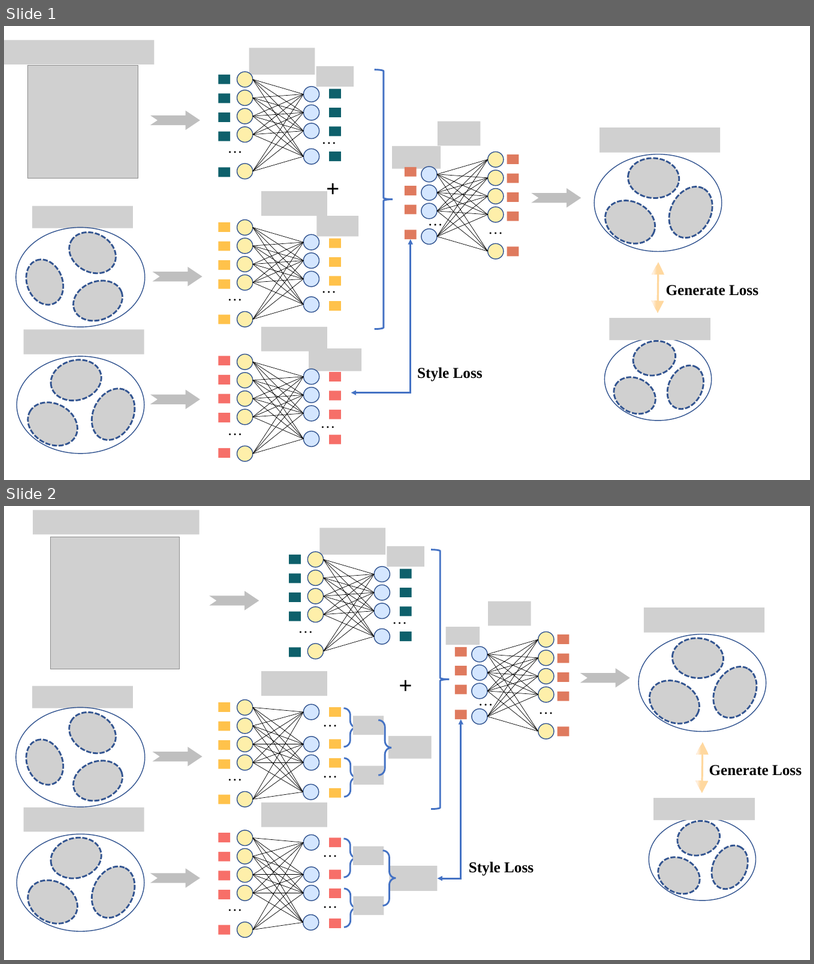
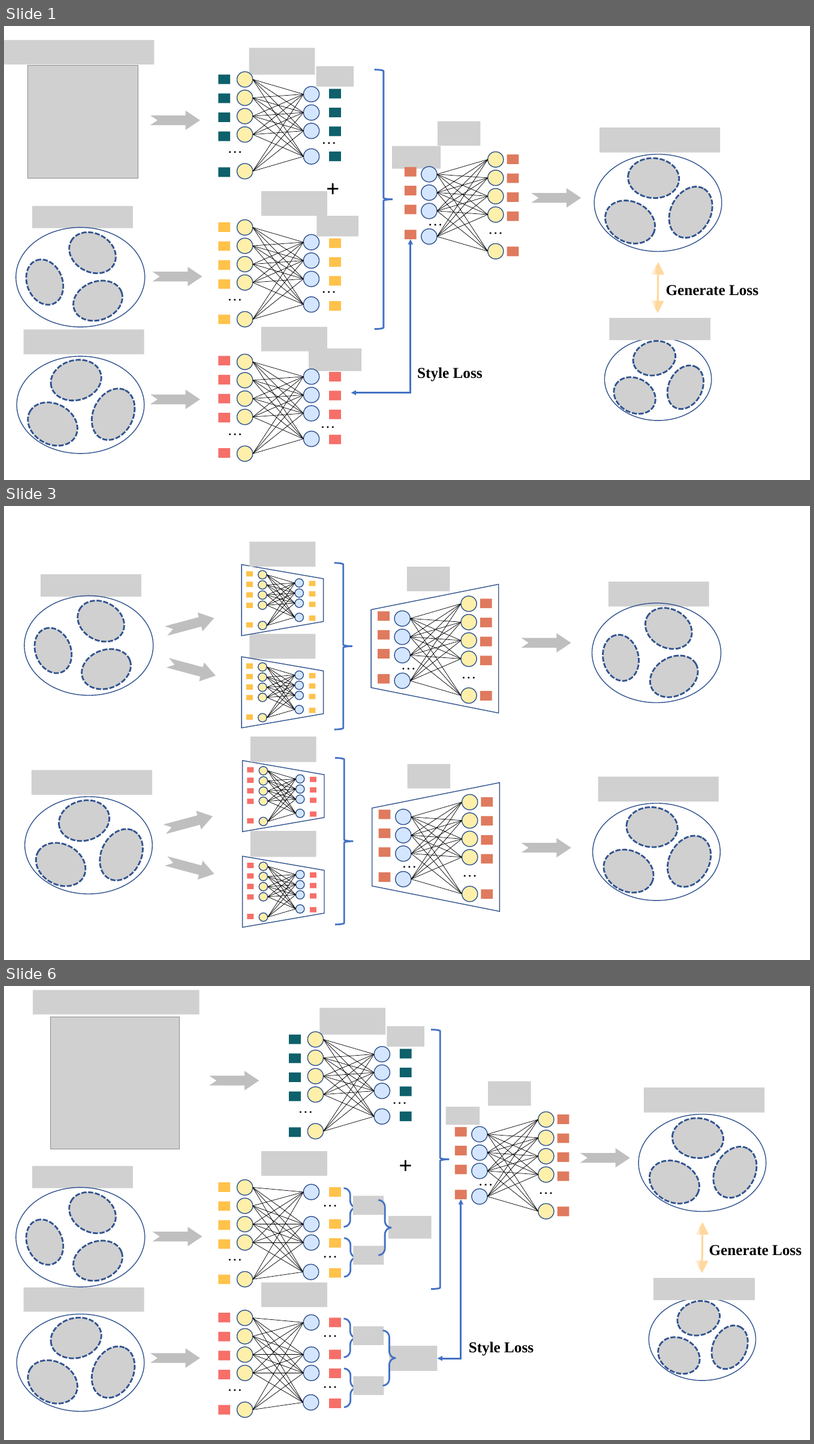
Before and after one commit to tongtongtot/scperb-tutorial, a slide deck: paper/graph/Fig1/Fig1.pptx. Shown one above the other, each under a label of ours: slides 1 and 2 before the commit, slides 1, 3 and 6 after it; the slides between them are not shown. The pictures are 814x964 and 814x1444 pixels, drawn with LibreOffice and Linux fonts; fonts in the diff are those of the drawing; grey boxes stand for pictures. Boxes give left, top, right and bottom in pixels: in the first picture for what was removed or moved away, otherwise in the second. Text is boxed around its words. In the diff, an @@ line names an element or a change of style, - is before the commit and + after.

```diff
--- a/paper/graph/Fig1/Fig1.pptx
+++ b/paper/graph/Fig1/Fig1.pptx
@@ slide 3 added at (4, 506, 810, 960), background #FFFFFF @@
@@ group added at (242, 541, 324, 728): 40 lines, 18 rectangles, 18 ellipses, 2 pictures, 2 trapezoids @@
@@ right brace added at (335, 563, 353, 729), outline #4472C4 2 pt @@
@@ picture added at (408, 567, 450, 591) @@
@@ group added at (371, 584, 499, 713): 20 lines, 9 rectangles, 9 ellipses, 2 texts, 1 trapezoid @@
+…
+…
@@ picture added at (609, 582, 710, 606) @@
@@ notched right arrow added at (165, 610, 216, 640), fill #BFBFBF, outline #BFBFBF 1 pt @@
@@ ellipse added at (593, 603, 722, 703), outline #325491 1 pt @@
@@ picture added at (638, 600, 700, 657) @@
@@ picture added at (599, 631, 644, 685) @@
@@ group added at (24, 574, 153, 696): 4 pictures, 1 ellipse @@
@@ notched right arrow added at (523, 634, 571, 652), fill #BFBFBF, outline #BFBFBF 1 pt @@
@@ picture added at (644, 648, 706, 705) @@
@@ notched right arrow added at (167, 654, 218, 684), fill #BFBFBF, outline #BFBFBF 1 pt @@
@@ picture added at (251, 736, 317, 762) @@
@@ right brace added at (336, 757, 354, 924), outline #4472C4 2 pt @@
@@ group added at (243, 760, 324, 832): 20 lines, 9 rectangles, 9 ellipses, 1 trapezoid @@
@@ picture added at (408, 764, 450, 788) @@
@@ group added at (372, 783, 500, 912): 20 lines, 9 rectangles, 9 ellipses, 2 texts, 1 trapezoid @@
+…
+…
@@ notched right arrow added at (164, 807, 215, 837), fill #BFBFBF, outline #BFBFBF 1 pt @@
@@ group added at (24, 770, 152, 895): 4 pictures, 1 ellipse @@
@@ picture added at (251, 831, 317, 857) @@
@@ notched right arrow added at (523, 839, 571, 857), fill #BFBFBF, outline #BFBFBF 1 pt @@
@@ group added at (593, 777, 721, 901): 4 pictures, 1 ellipse @@
@@ notched right arrow added at (165, 853, 216, 883), fill #BFBFBF, outline #BFBFBF 1 pt @@
@@ group added at (243, 856, 324, 927): 20 lines, 9 rectangles, 9 ellipses, 1 trapezoid @@
@@ what was slide 2 is now slide 6 @@
```
Also in this commit, not shown: 3 other slides added, 5 other files.
